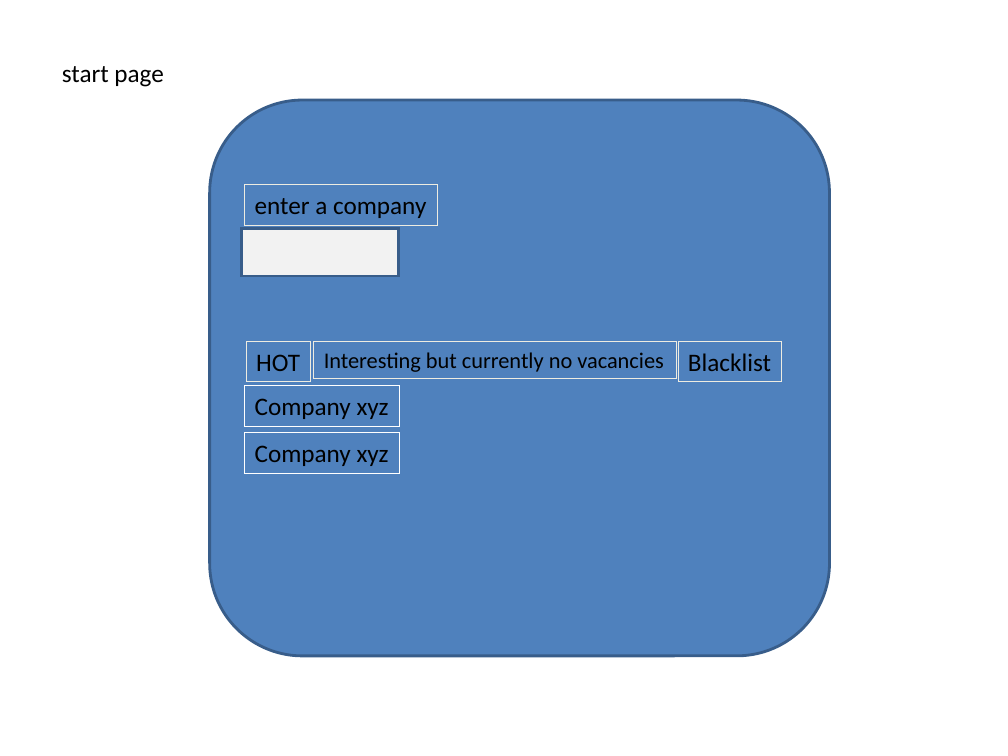
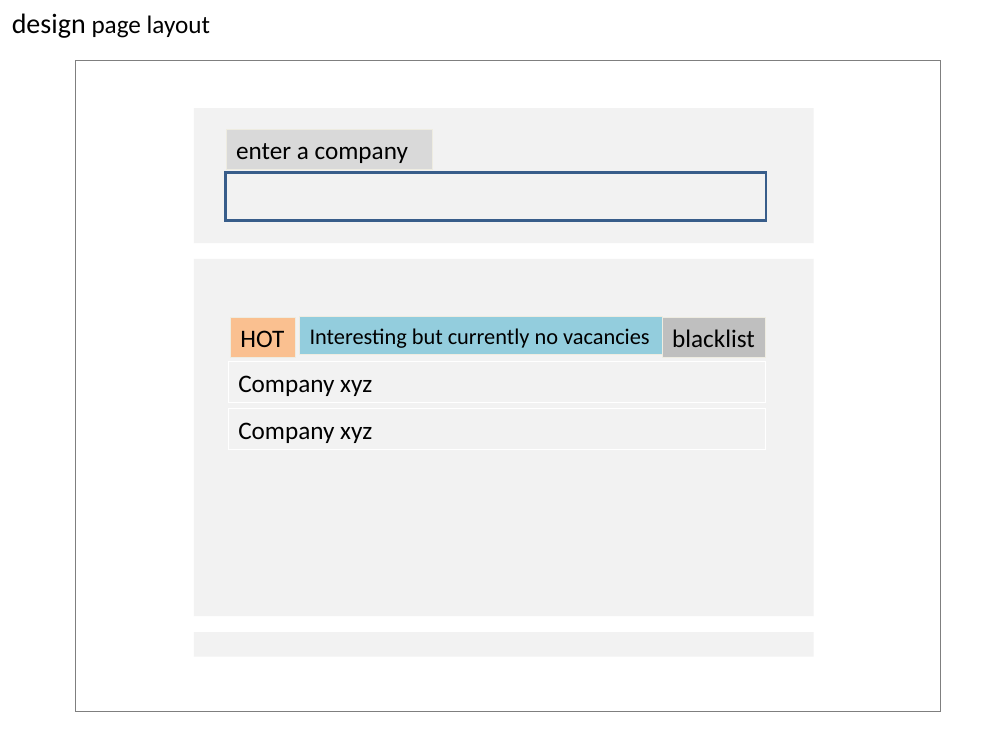
Before and after one commit to githubnorm/privat, a slide deck: slide 2 of docs/p1.ppt. Drawn at 1008x756 pixels with LibreOffice and Linux fonts; fonts in the diff are those of the drawing. Boxes give left, top, right and bottom in pixels: in the first picture for what was removed or moved away, otherwise in the second. Text is boxed around its words. In the diff, an @@ line names an element or a change of style, - is before the commit and + after.

```diff
--- a/docs/p1.ppt
+++ b/docs/p1.ppt
@@ text at <box>12,13,210,38</box>: text changed @@
-start page
+design page layout
@@ rectangle added at <box>76,60,940,712</box>, outline #7F7F7F 0.51 pt @@
@@ rounded rectangle added at <box>194,108,813,243</box>, fill #F2F2F2 @@
@@ rectangle "enter a company": place and size @@
-rectangle "enter a company" at <box>245,184,437,225</box>
+rectangle "enter a company" at <box>226,129,432,169</box>
@@ rectangle "enter a company" at <box>226,129,432,169</box>: fill none to #D9D9D9 @@
@@ rectangle added at <box>226,173,766,221</box>, fill #F2F2F2, outline #385D8A 2.01 pt @@
@@ rectangle removed at <box>241,229,398,276</box> @@
@@ rounded rectangle: place and size @@
-rounded rectangle at <box>210,100,830,655</box>
+rounded rectangle at <box>194,259,813,616</box>
@@ rounded rectangle at <box>194,259,813,616</box>: fill #4F81BD to #F2F2F2; outline #385D8A 2.01 pt to none; proportions changed @@
@@ rectangle "HOT" at <box>231,318,295,358</box>: fill none to #FAC090 @@
@@ rectangle "Interesting but currently no vacancies" at <box>299,317,662,354</box>: fill none to #93CDDD @@
@@ 3 rectangles: place and size @@
-3 rectangles at <box>246,341,782,381</box>
+3 rectangles at <box>231,317,765,358</box>
@@ rectangle "blacklist" at <box>662,318,765,358</box>: fill none to #BFBFBF @@
@@ text in rectangle at <box>672,329,755,347</box>: text changed @@
-Blacklist
+blacklist
@@ rectangle "Company xyz": place and size @@
-rectangle "Company xyz" at <box>245,385,399,425</box>
+rectangle "Company xyz" at <box>229,362,766,402</box>
@@ rectangle "Company xyz": place and size @@
-rectangle "Company xyz" at <box>245,432,399,473</box>
+rectangle "Company xyz" at <box>229,409,766,450</box>
@@ rounded rectangle added at <box>194,632,813,656</box>, fill #F2F2F2 @@
```
Also in this commit, not shown: 1 other slide changed, 4 slides added, 18 other files.
